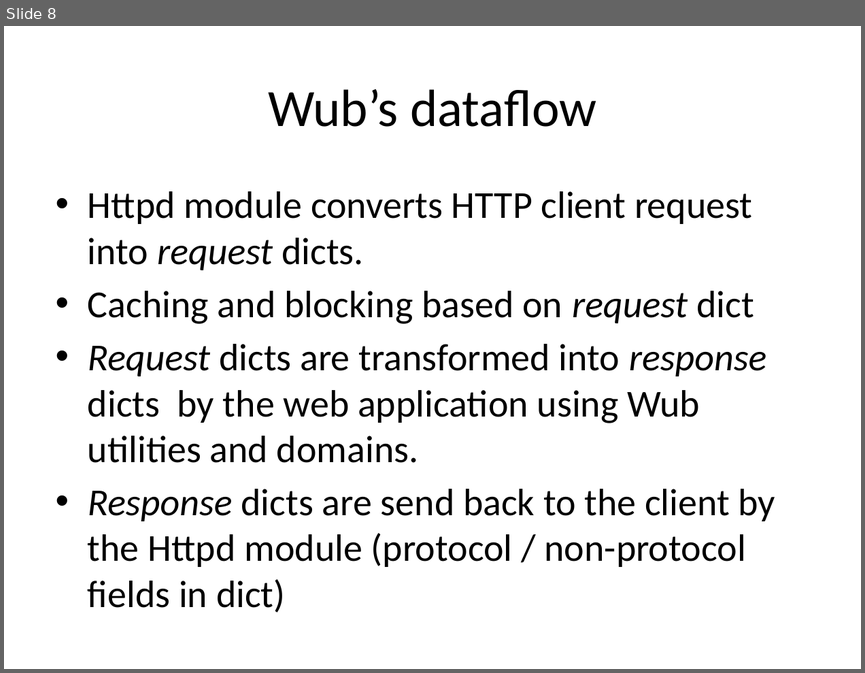
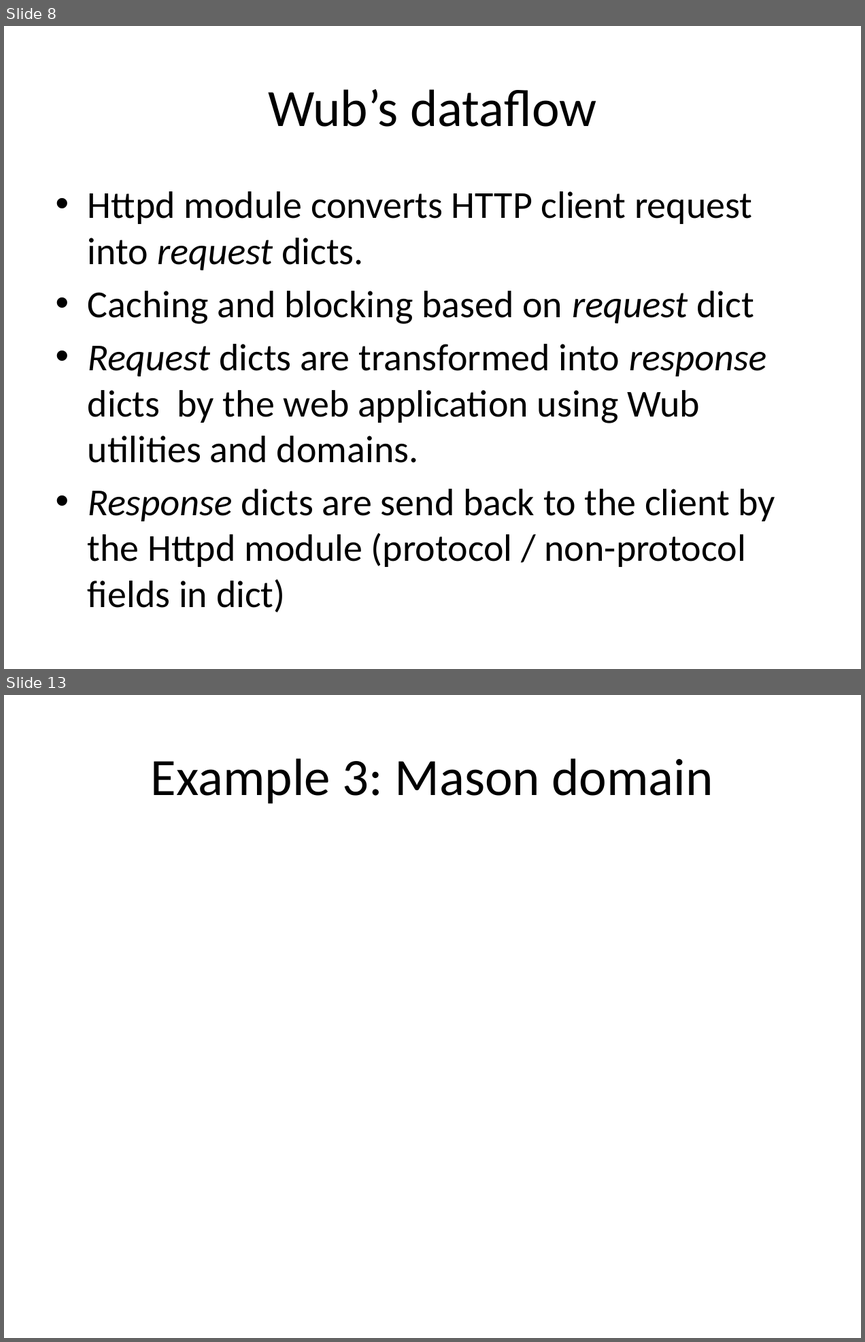
Before and after one commit to jdc8/wubwikit, a slide deck: wubexamples/Lets_Wub.pptx. Shown one above the other, each under a label of ours: slide 8 before the commit, slides 8 and 13 after it; the slides between them are not shown. The pictures are 865x673 and 865x1342 pixels, drawn with LibreOffice and Linux fonts; fonts in the diff are those of the drawing; background and template pictures are left out. Boxes give left, top, right and bottom in pixels: in the first picture for what was removed or moved away, otherwise in the second. Text is boxed around its words. In the diff, an @@ line names an element or a change of style, - is before the commit and + after.

```diff
--- a/wubexamples/Lets_Wub.pptx
+++ b/wubexamples/Lets_Wub.pptx
@@ slide 13 added at (4,695,861,1338), background #FFFFFF @@
@@ title added at (151,758,713,804), 44 pt, text #000000 @@
+Example 3: Mason domain
```
Also in this commit, not shown: 5 other slides added.
